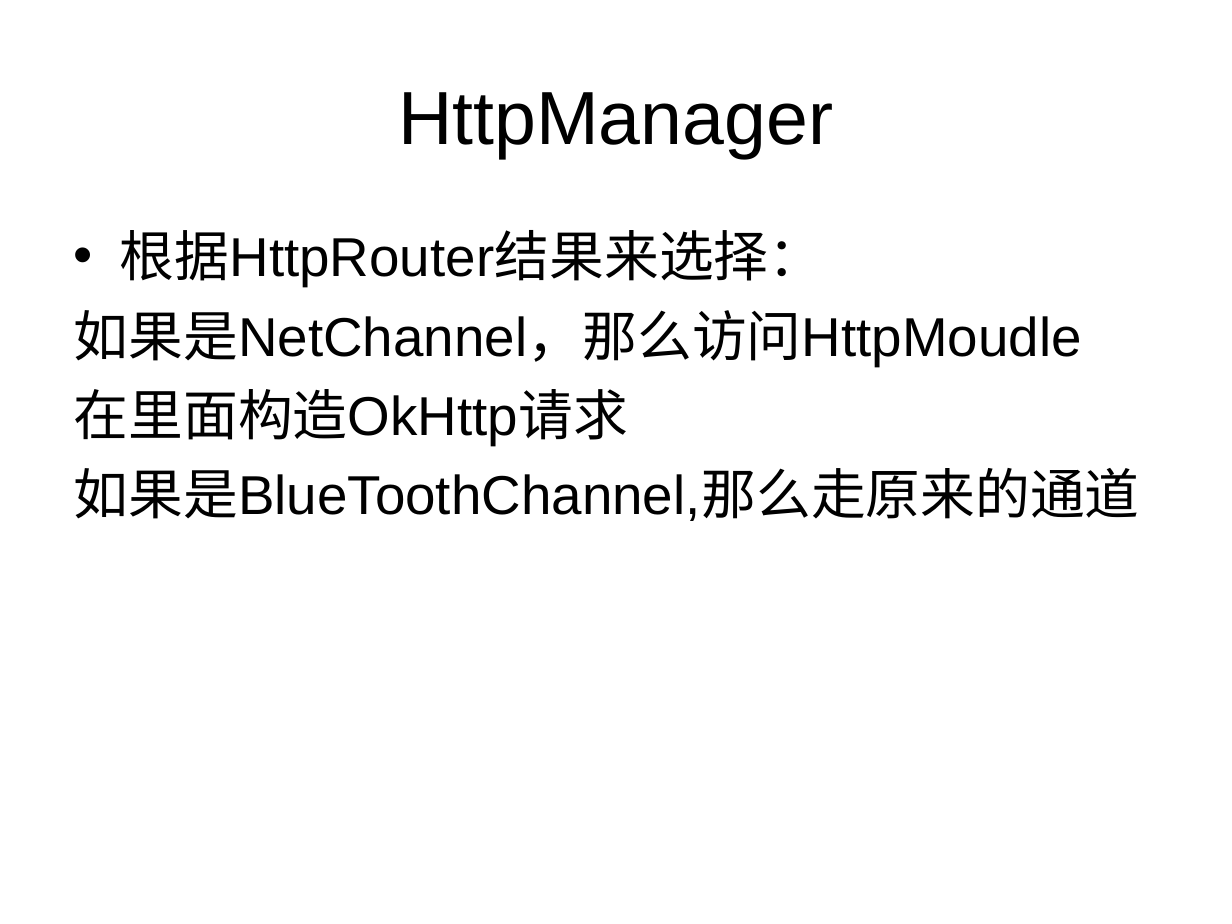
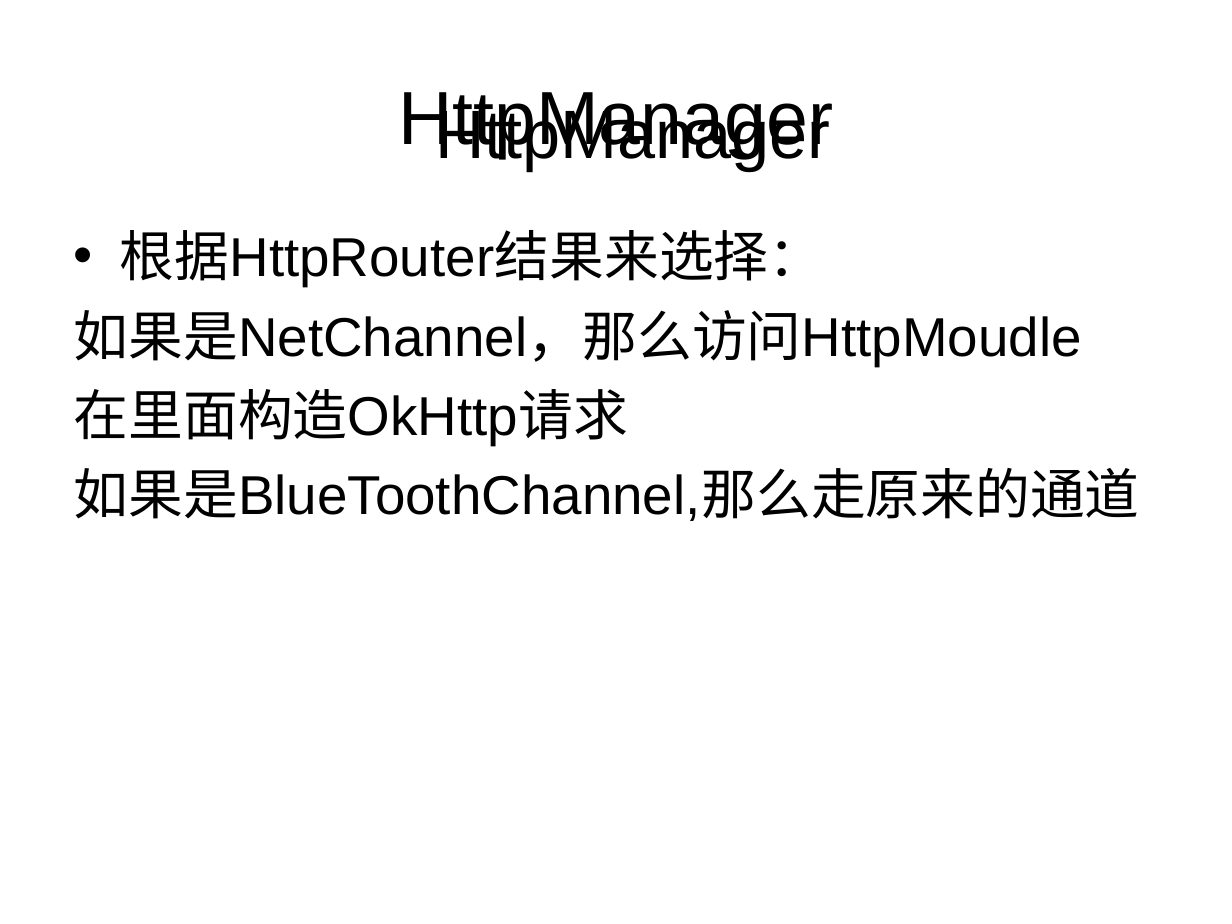
Before and after one commit to bradenwu/HttpFramework, a slide deck: slide 5 of doc/独立通信HttpFramework.ppt. Drawn at 1232x924 pixels with LibreOffice and Linux fonts; fonts in the diff are those of the drawing. Boxes give left, top, right and bottom in pixels: in the first picture for what was removed or moved away, otherwise in the second. Text is boxed around its words. In the diff, an @@ line names an element or a change of style, - is before the commit and + after.

```diff
--- a/doc/独立通信HttpFramework.ppt
+++ b/doc/独立通信HttpFramework.ppt
@@ text added at <box>435,104,830,171</box>, 40 pt, text #000000 @@
+HttpManager
```
Also in this commit, not shown: 5 other slides changed, 1 slide removed, 4 other files.
